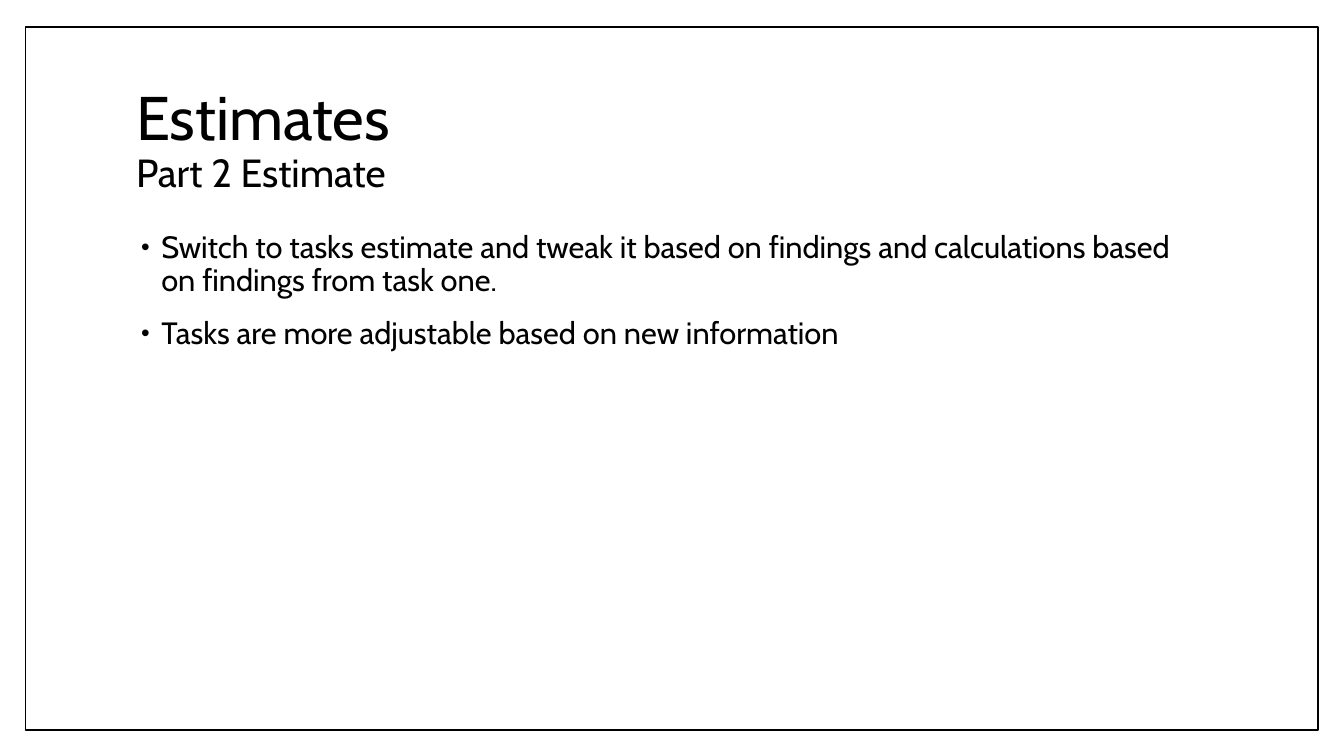
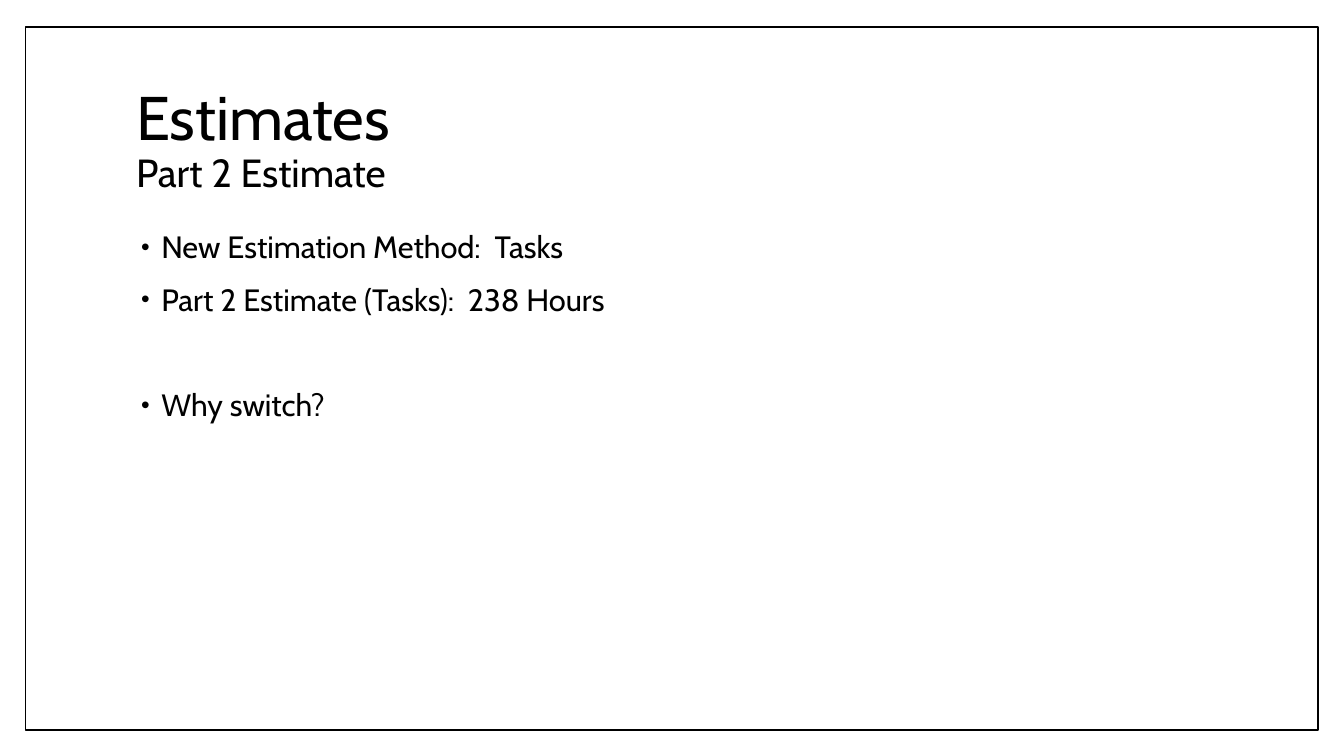
Before and after one commit to umdfeynman/umdfeynman, a slide deck: slide 14 of Work_In_Progress/CS/SPMP_Presentation_Erik_Modified.pptx. Drawn at 1344x756 pixels with LibreOffice and Linux fonts; fonts in the diff are those of the drawing. Boxes give left, top, right and bottom in pixels: in the first picture for what was removed or moved away, otherwise in the second. Text is boxed around its words. In the diff, an @@ line names an element or a change of style, - is before the commit and + after.

```diff
--- a/Work_In_Progress/CS/SPMP_Presentation_Erik_Modified.pptx
+++ b/Work_In_Progress/CS/SPMP_Presentation_Erik_Modified.pptx
@@ text at bbox=[161, 235, 604, 423]: text changed @@
-• Switch to tasks estimate and tweak it based on findings and calculations based on findings from task one.
-• Tasks are more adjustable based on new information
+• New Estimation Method: Tasks
+• Part 2 Estimate (Tasks): 238 Hours
+• Why switch?
```
Also in this commit, not shown: 17 other slides changed.
